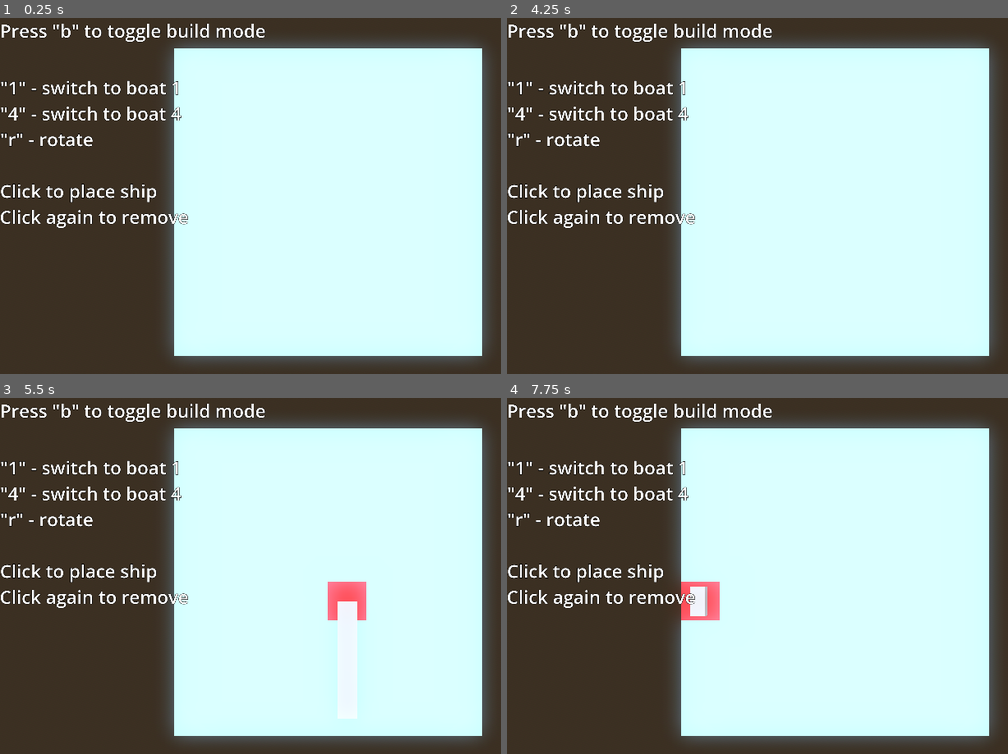
Above: before the commit, frames 1-4 (two rows, left to right).
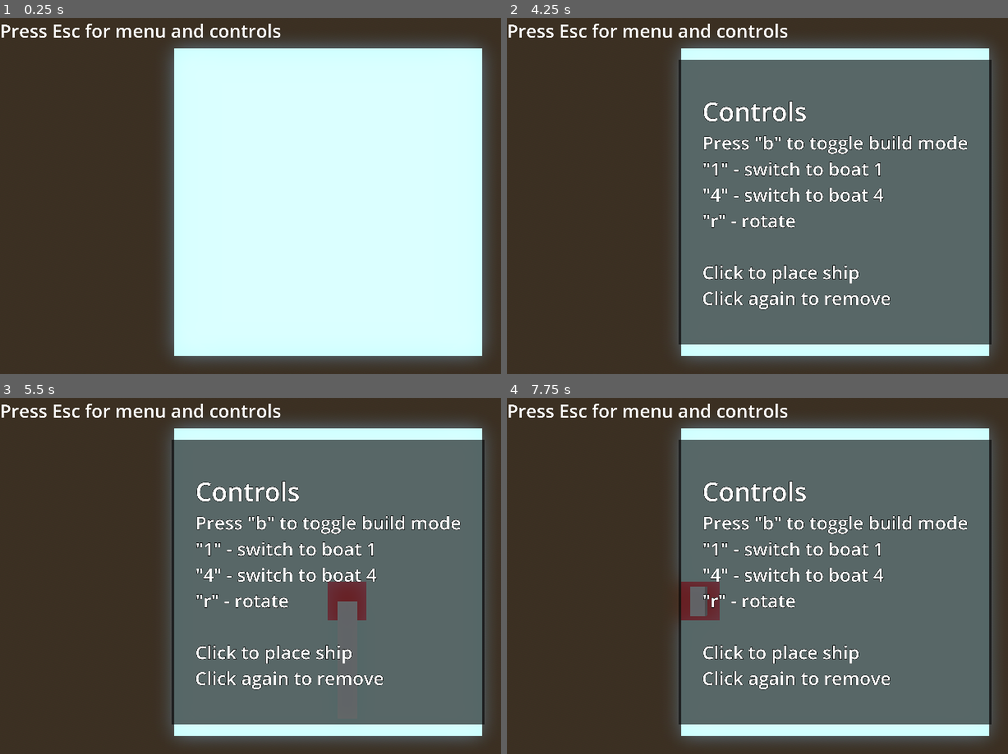
Above: after the commit, the same moments.

Repository: Qwenty228/netcentric
Game: Godot game, scene res://base_level.tscn
The game is run twice, just before and just after one commit, with the same random seed, the same clock (stepped at 60 frames per second) and the same inputs.
Inputs (mouse positions are in pixels of both pictures, inside the frame that each line leads up to):
- Up to frame 1 (0.25 s): no input
- Up to frame 2 (4.25 s): tap B (build) at 0.5, 0.6, 1.25, 1.55, 2, 2.75, 3.05, 3.5, 3.6 s; move the mouse to (977, 185) at 0.52 s; tap R (rotate) at 0.8, 1.35, 2.3, 3.8 s; move the mouse to (702, 220) at 1.27 s; move the mouse to (902, 121) at 2.02 s; tap 1 (boat1) at 2.1 s; move the mouse to (802, 274) at 2.77 s; tap 4 (boat4) at 2.85 s; move the mouse to (outside the picture) at 3.52 s; tap Escape (menu, bound only after the commit) at 4.15 s
- Up to frame 3 (5.5 s): tap B (build) at 4.25, 4.55 s; move the mouse to (130, 526) at 4.27 s; click (130, 526) at 4.35 s; move the mouse to (360, 583) at 5.02 s; tap R (rotate) at 5.1 s
- Up to frame 4 (7.75 s): move the mouse to (737, 490) at 5.77 s; tap B (build) at 5.85, 7.55 s; move the mouse to (977, 565) at 6.52 s; tap R (rotate) at 6.6 s; move the mouse to (702, 600) at 7.27 s; tap 1 (boat1) at 7.35 s

The runs differ from the first frame. In frame 1, 3.3% of the frame differs, in the area x 0-57%, y 1-59%; in frame 2, 53%; in frame 3, 53%; in frame 4, 53%, in the area x 0-97%, y 1-92%.

Commit message:
Nicer control pop-up

Diff:
--- /dev/null
+++ b/Boats/boat_4.gd
@@ -0,0 +1,11 @@
+extends Node3D
+
+
+# Called when the node enters the scene tree for the first time.
+func _ready() -> void:
+	pass # Replace with function body.
+
+
+# Called every frame. 'delta' is the elapsed time since the previous frame.
+func _process(delta: float) -> void:
+	pass
--- a/RayPickerCamera/ray_picker_camera.gd
+++ b/RayPickerCamera/ray_picker_camera.gd
@@ -9,7 +9,7 @@
 var previous_cell: Vector3i
 var previous_boat: Node3D
 
-func _on_ready(delta:float) -> void:
+func _ready() -> void:
 	build_mode = false
 
 # Called every frame. 'delta' is the elapsed time since the previous frame.
--- /dev/null
+++ b/base_level.gd
@@ -0,0 +1,9 @@
+extends Node3D
+@onready var menu_screen: Control = $MenuScreen
+
+func _ready() -> void:
+	menu_screen.visible = false
+
+func _process(delta: float) -> void:
+	if Input.is_action_just_pressed("menu"):
+		menu_screen.visible = !menu_screen.visible
--- a/base_level.tscn
+++ b/base_level.tscn
@@ -1,5 +1,6 @@
-[gd_scene load_steps=11 format=3 uid="uid://lhxvech2dovd"]
+[gd_scene load_steps=14 format=3 uid="uid://lhxvech2dovd"]
 
+[ext_resource type="Script" path="res://base_level.gd" id="1_i2ccr"]
 [ext_resource type="PackedScene" uid="uid://dg3rm1coyrnis" path="res://RayPickerCamera/ray_picker_camera.tscn" id="1_o0cxu"]
 [ext_resource type="MeshLibrary" uid="uid://cgtlk5k5gfwsv" path="res://MeshLibaries/SpaceLibrary.tres" id="1_wa83a"]
 [ext_resource type="Script" path="res://boat_manager.gd" id="2_h3xsi"]
@@ -22,12 +23,21 @@
 [sub_resource type="StandardMaterial3D" id="StandardMaterial3D_mgmue"]
 albedo_color = Color(3.65794e-06, 0.630794, 0.971043, 1)
 
+[sub_resource type="LabelSettings" id="LabelSettings_ltwcd"]
+font_size = 90
+outline_size = 5
+outline_color = Color(0, 0, 0, 1)
+
 [sub_resource type="LabelSettings" id="LabelSettings_4yaae"]
 font_size = 64
 outline_size = 5
 outline_color = Color(0, 0, 0, 1)
 
+[sub_resource type="LabelSettings" id="LabelSettings_h15kj"]
+font_size = 64
+
 [node name="BaseLevel" type="Node3D"]
+script = ExtResource("1_i2ccr")
 
 [node name="WorldEnvironment" type="WorldEnvironment" parent="."]
 environment = SubResource("Environment_kuyfa")
@@ -60,6 +70,50 @@
 grid_map = NodePath("../GridMap")
 boat_manager = NodePath("../BoatManager")
 
+[node name="MenuScreen" type="Control" parent="."]
+layout_mode = 3
+anchors_preset = 15
+anchor_right = 1.0
+anchor_bottom = 1.0
+grow_horizontal = 2
+grow_vertical = 2
+
+[node name="CenterContainer" type="CenterContainer" parent="MenuScreen"]
+layout_mode = 1
+anchors_preset = 15
+anchor_right = 1.0
+anchor_bottom = 1.0
+grow_horizontal = 2
+grow_vertical = 2
+
+[node name="ColorRect" type="ColorRect" parent="MenuScreen/CenterContainer"]
+custom_minimum_size = Vector2(1100, 1000)
+layout_mode = 2
+color = Color(0, 0, 0, 0.596078)
+
+[node name="VBoxContainer" type="VBoxContainer" parent="MenuScreen/CenterContainer"]
+layout_mode = 2
+
+[node name="Label3" type="Label" parent="MenuScreen/CenterContainer/VBoxContainer"]
+layout_mode = 2
+text = "Controls"
+label_settings = SubResource("LabelSettings_ltwcd")
+
+[node name="Label" type="Label" parent="MenuScreen/CenterContainer/VBoxContainer"]
+layout_mode = 2
+text = "Press \"b\" to toggle build mode"
+label_settings = SubResource("LabelSettings_4yaae")
+
+[node name="Label2" type="Label" parent="MenuScreen/CenterContainer/VBoxContainer"]
+layout_mode = 2
+text = "\"1\" - switch to boat 1
+\"4\" - switch to boat 4
+\"r\" - rotate
+
+Click to place ship
+Click again to remove"
+label_settings = SubResource("LabelSettings_4yaae")
+
 [node name="Control" type="Control" parent="."]
 layout_mode = 3
 anchors_preset = 0
@@ -70,18 +124,5 @@
 layout_mode = 0
 offset_right = 40.0
 offset_bottom = 23.0
-text = "Press \"b\" to toggle build mode"
-label_settings = SubResource("LabelSettings_4yaae")
-
-[node name="Label2" type="Label" parent="Control"]
-layout_mode = 0
-offset_top = 200.0
-offset_right = 637.0
-offset_bottom = 379.0
-text = "\"1\" - switch to boat 1
-\"4\" - switch to boat 4
-\"r\" - rotate
-
-Click to place ship
-Click again to remove"
-label_settings = SubResource("LabelSettings_4yaae")
+text = "Press Esc for menu and controls"
+label_settings = SubResource("LabelSettings_h15kj")
--- a/project.godot
+++ b/project.godot
@@ -57,3 +57,8 @@
 "events": [Object(InputEventKey,"resource_local_to_scene":false,"resource_name":"","device":-1,"window_id":0,"alt_press …(192 unchanged characters)…
 ]
 }
+menu={
+"deadzone": 0.5,
+"events": [Object(InputEventKey,"resource_local_to_scene":false,"resource_name":"","device":-1,"window_id":0,"alt_pressed":false,"shift_pressed":false,"ctrl_pressed":false,"meta_pressed":false,"pressed":false,"keycode":0,"physical_keycode":4194305,"key_label":0,"unicode":0,"location":0,"echo":false,"script":null)
+]
+}
